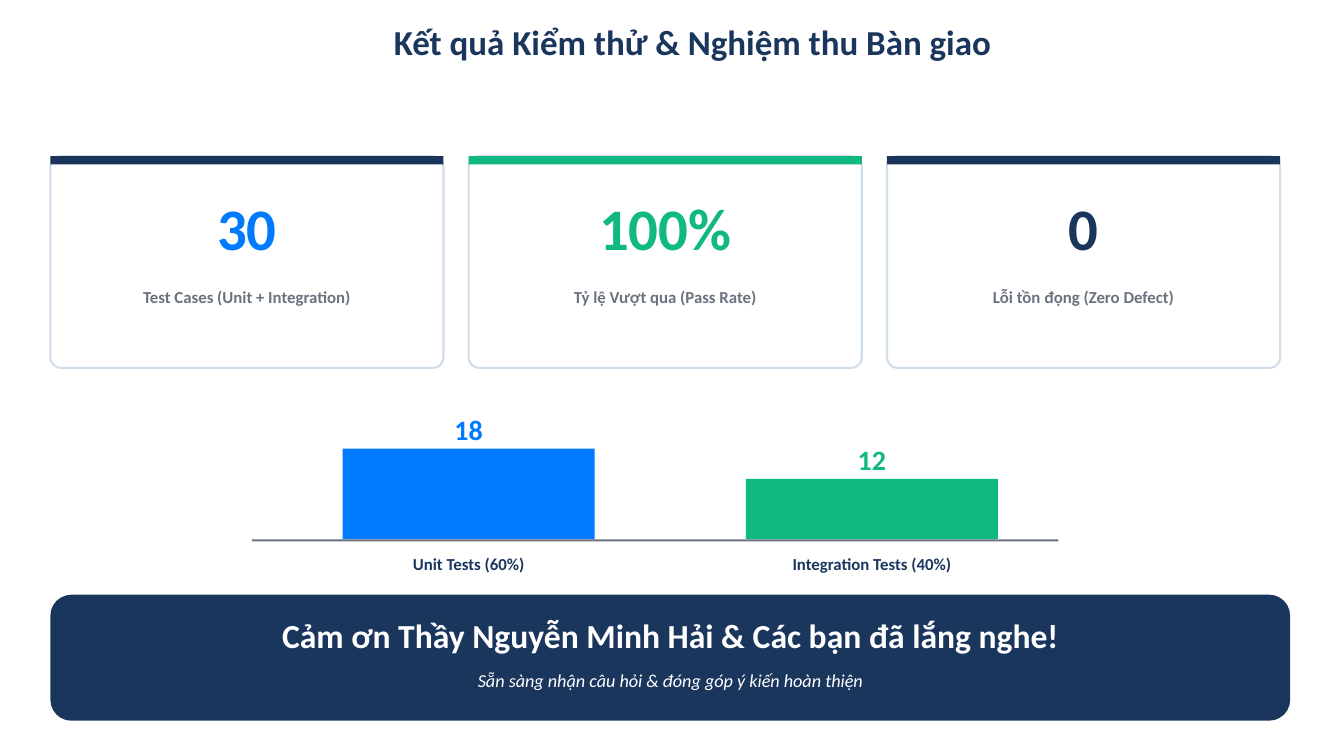
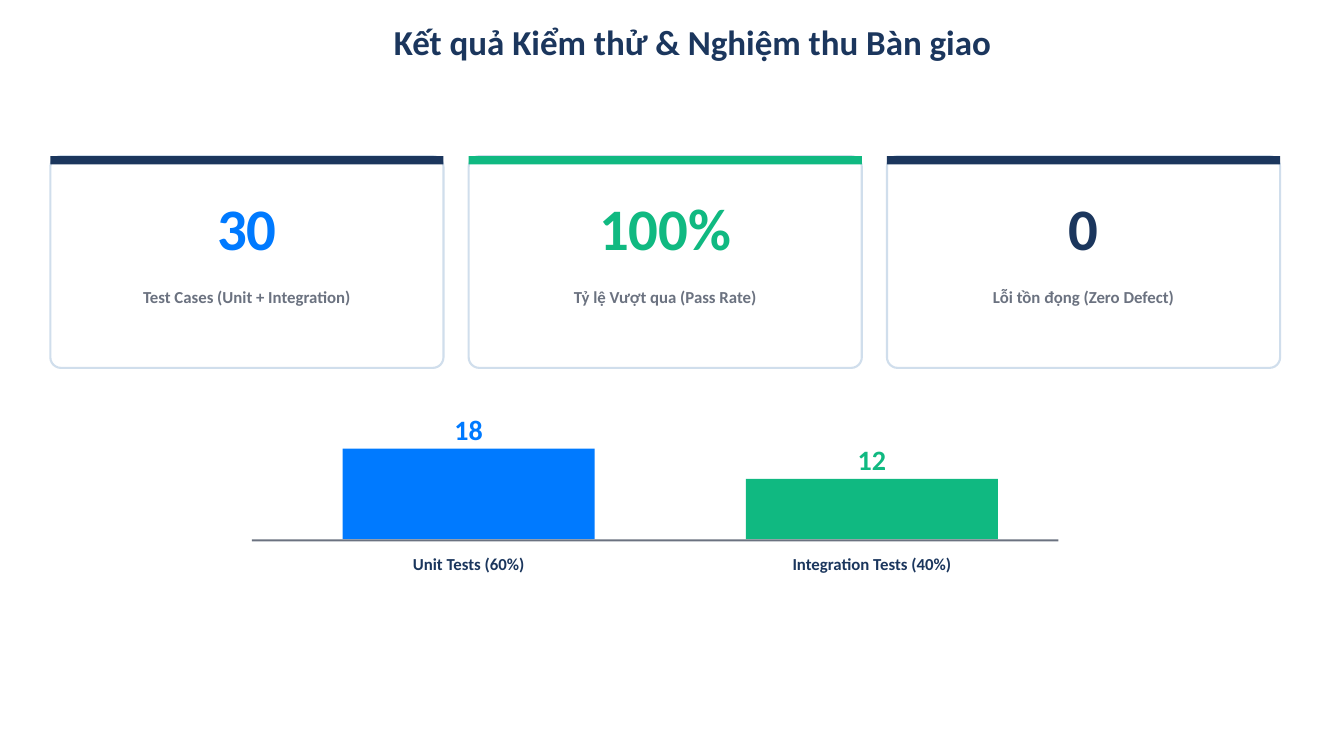
Before and after one commit to toantran172005/E-Commerce-Market, a slide deck: slide 7 of documents/N13_ApplicationDevelopment_Report.pptx. Drawn at 1344x756 pixels with LibreOffice and Linux fonts; fonts in the diff are those of the drawing; background and template pictures are left out. Boxes give left, top, right and bottom in pixels: in the first picture for what was removed or moved away, otherwise in the second. Text is boxed around its words. In the diff, an @@ line names an element or a change of style, - is before the commit and + after.

```diff
--- a/documents/N13_ApplicationDevelopment_Report.pptx
+++ b/documents/N13_ApplicationDevelopment_Report.pptx
@@ rounded rectangle removed at (x1=50, y1=595, x2=1291, y2=721) @@
@@ text removed at (x1=282, y1=620, x2=1059, y2=654) @@
-Cảm ơn Thầy Nguyễn Minh Hải & Các bạn đã lắng nghe!
@@ text removed at (x1=478, y1=672, x2=863, y2=690) @@
-Sẵn sàng nhận câu hỏi & đóng góp ý kiến hoàn thiện
```
Also in this commit, not shown: 3 other slides changed, 28 other files.
